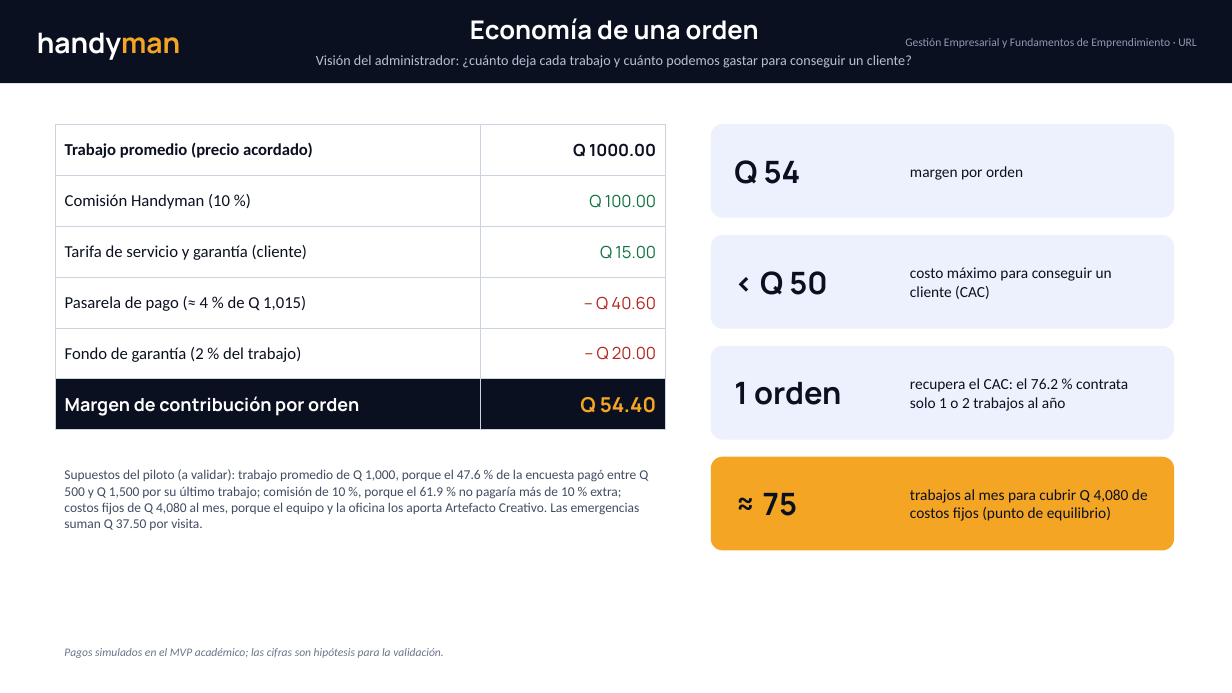
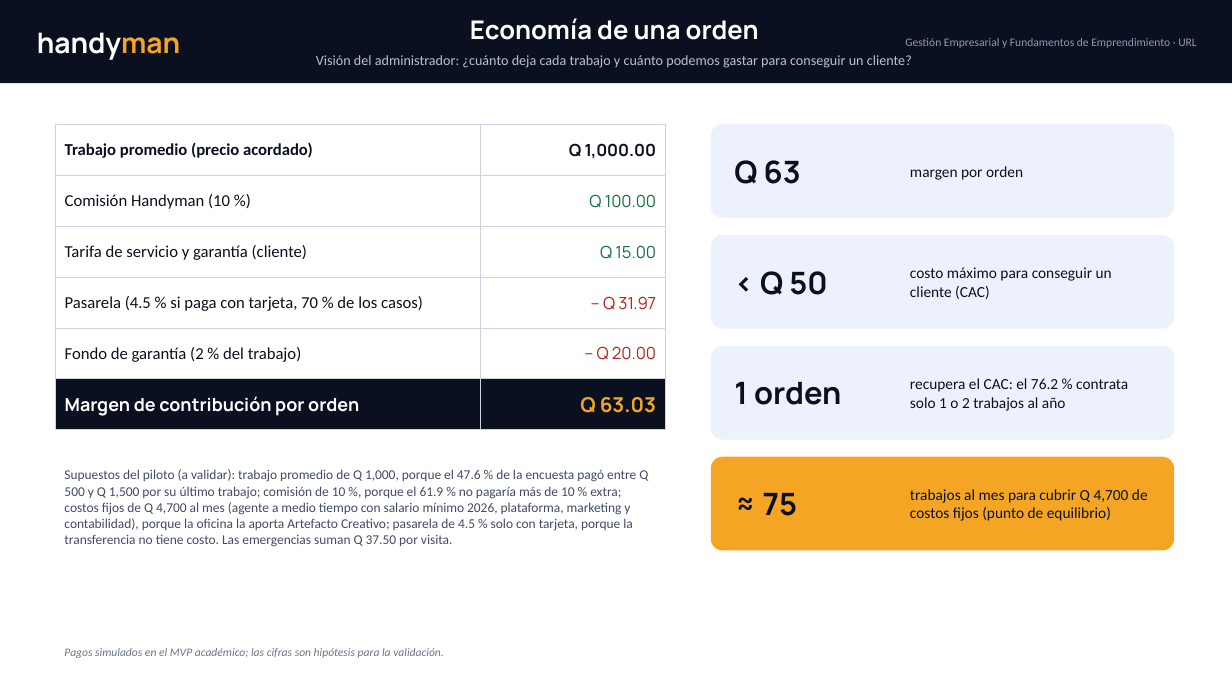
Before and after one commit to matcodez/handyman, a slide deck: slide 3 of docs/Lean_Canvas_Handyman.pptx. Drawn at 1232x693 pixels with LibreOffice and Linux fonts; fonts in the diff are those of the drawing. Boxes give left, top, right and bottom in pixels: in the first picture for what was removed or moved away, otherwise in the second. Text is boxed around its words. In the diff, an @@ line names an element or a change of style, - is before the commit and + after.

```diff
--- a/docs/Lean_Canvas_Handyman.pptx
+++ b/docs/Lean_Canvas_Handyman.pptx
@@ table at [55,125,665,420] @@
-row 1, column 2: Q 1000.00
+row 1, column 2: Q 1,000.00
-row 4, column 1: Pasarela de pago (≈ 4 % de Q 1,015)
+row 4, column 1: Pasarela (4.5 % si paga con tarjeta, 70 % de los casos)
-row 4, column 2: – Q 40.60
+row 4, column 2: – Q 31.97
-row 6, column 2: Q 54.40
+row 6, column 2: Q 63.03
@@ text at [734,160,801,184]: text changed @@
-Q 54
+Q 63
@@ text at [64,469,648,547]: text changed @@
-Supuestos del piloto (a validar): trabajo promedio de Q 1,000, porque el 47.6 % de la encuesta pagó entre Q 500 y Q 1,500 por su último trabajo; comisión de 10 %, porque el 61.9 % no pagaría más de 10 % extra; costos fijos de Q 4,080 al mes, porque el equipo y la oficina los aporta Artefacto Creativo. Las emergencias suman Q 37.50 por visita.
+Supuestos del piloto (a validar): trabajo promedio de Q 1,000, porque el 47.6 % de la encuesta pagó entre Q 500 y Q 1,500 por su último trabajo; comisión de 10 %, porque el 61.9 % no pagaría más de 10 % extra; costos fijos de Q 4,700 al mes (agente a medio tiempo con salario mínimo 2026, plataforma, marketing y contabilidad), porque la oficina la aporta Artefacto Creativo; pasarela de 4.5 % solo con tarjeta, porque la transferencia no tiene costo. Las emergencias suman Q 37.50 por visita.
@@ text at [910,489,1148,521]: text changed @@
-trabajos al mes para cubrir Q 4,080 de costos fijos (punto de equilibrio)
+trabajos al mes para cubrir Q 4,700 de costos fijos (punto de equilibrio)
```
Also in this commit, not shown: 1 other slide changed, 3 other files.
